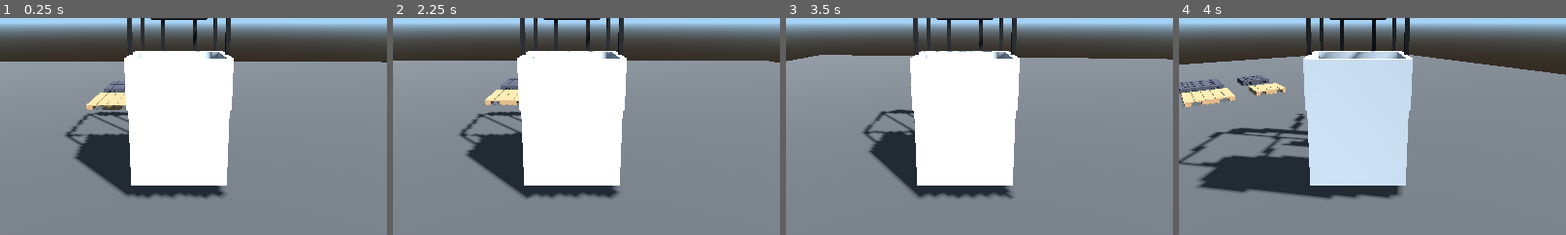
Above: before the commit, frames 1-4 (left to right).
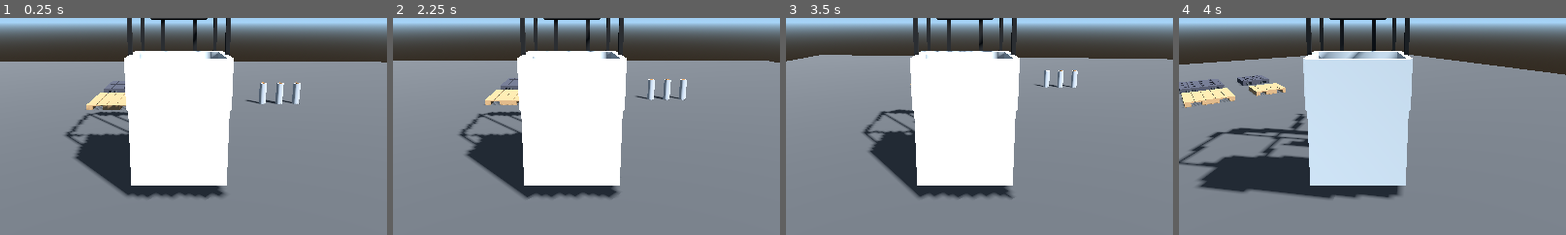
Above: after the commit, the same moments.

Repository: akki-secure/Logistics
Game: Godot game, scene res://scenes/Main.tscn
Same seed, same stepped clock (60 frames per second), same inputs: the game is played once before the commit and once after it.
Inputs (mouse positions are % of the whole screen's width and height, from its top left):
- Up to frame 1 (0.25 s): no input
- Up to frame 2 (2.25 s): tap Enter at 0.5, 2 s; move the mouse to (72, 45) at 0.52 s; hold Right 0.53-1.28 s; tap E at 0.6 s; click (72, 45) at 0.67 s; tap Space at 1.25 s; move the mouse to (30, 55) at 1.27 s; hold Down 1.28-2.03 s; tap F at 1.35 s; move the mouse to (60, 28) at 2.02 s; hold Right from 2.03 s (still down); hold B from 2.03 s (still down)
- Up to frame 3 (3.5 s): move the mouse to (45, 70) at 2.77 s; release Right at 2.78 s; release B at 2.78 s; hold Up from 2.78 s (still down); tap L at 2.85 s; click (45, 70) at 2.92 s
- Up to frame 4 (4 s): tap Space at 3.5 s; move the mouse to (80, 65) at 3.52 s; release Up at 3.53 s; hold Left from 3.53 s (still down); hold R from 3.53 s (still down)
The pictures show only the part of the screen within x 27-77%, y 35-84%; the shares and areas given below are measured in that part.

The runs differ from the first frame. In frame 1, 0.6% of the frame differs, in the area x 63-78%, y 29-40%; in frame 2, 0.5%; in frame 3, 0.4%; in frame 4, nothing differs.

Commit message:
feat: ストレッチフィルムを追加（銀色ロール3本）
- scenes/StretchFilm.tscn を新規作成
  - 外側：銀色CylinderMesh（radius=0.08、height=0.5）
  - 内側：茶色芯管（radius=0.04、height=0.52）
- scenes/Main.tscn にStretchFilmを3本配置

Co-Authored-By: Claude Sonnet 4.6 <noreply@anthropic.com>

Diff:
--- a/scenes/Main.tscn
+++ b/scenes/Main.tscn
@@ -3,6 +3,7 @@
 [ext_resource type="PackedScene" path="res://scenes/ReachLift.tscn" id="1"]
 [ext_resource type="Script" uid="uid://c1ytpk3t23ioi" path="res://scripts/ReachLiftController.gd" id="2"]
 [ext_resource type="PackedScene" path="res://scenes/Pallet.tscn" id="3"]
+[ext_resource type="PackedScene" path="res://scenes/StretchFilm.tscn" id="4"]
 
 [sub_resource type="ProceduralSkyMaterial" id="ProceduralSkyMaterial_1"]
 sky_horizon_color = Color(0.65, 0.83, 0.97, 1)
@@ -59,3 +60,12 @@
 transform = Transform3D(1, 0, 0, 0, 1, 0, 0, 0, 1, 0, 0, -4)
 pallet_type = 1
 pallet_size = 1
+
+[node name="StretchFilm1" parent="." instance=ExtResource("4")]
+transform = Transform3D(1, 0, 0, 0, 1, 0, 0, 0, 1, 2.0, 0.25, -2.5)
+
+[node name="StretchFilm2" parent="." instance=ExtResource("4")]
+transform = Transform3D(1, 0, 0, 0, 1, 0, 0, 0, 1, 2.4, 0.25, -2.5)
+
+[node name="StretchFilm3" parent="." instance=ExtResource("4")]
+transform = Transform3D(1, 0, 0, 0, 1, 0, 0, 0, 1, 2.8, 0.25, -2.5)
--- /dev/null
+++ b/scenes/StretchFilm.tscn
@@ -0,0 +1,34 @@
+; ストレッチフィルム（銀色ロール）シーン
+; 高さ約0.5m、半径0.15m の円柱形アイテム
+; 外側：銀色フィルム / 内側：茶色芯管
+
+[gd_scene load_steps=5 format=3]
+
+[sub_resource type="CylinderMesh" id="CylinderMesh_Film"]
+top_radius = 0.08
+bottom_radius = 0.08
+height = 0.5
+
+[sub_resource type="StandardMaterial3D" id="Mat_Film"]
+albedo_color = Color(0.88, 0.90, 0.92, 1)
+metallic = 0.4
+roughness = 0.2
+
+[sub_resource type="CylinderMesh" id="CylinderMesh_Core"]
+top_radius = 0.04
+bottom_radius = 0.04
+height = 0.52
+
+[sub_resource type="StandardMaterial3D" id="Mat_Core"]
+albedo_color = Color(0.62, 0.42, 0.22, 1)
+roughness = 0.9
+
+[node name="StretchFilm" type="Node3D"]
+
+[node name="FilmRoll" type="MeshInstance3D" parent="."]
+mesh = SubResource("CylinderMesh_Film")
+surface_material_override/0 = SubResource("Mat_Film")
+
+[node name="Core" type="MeshInstance3D" parent="."]
+mesh = SubResource("CylinderMesh_Core")
+surface_material_override/0 = SubResource("Mat_Core")
